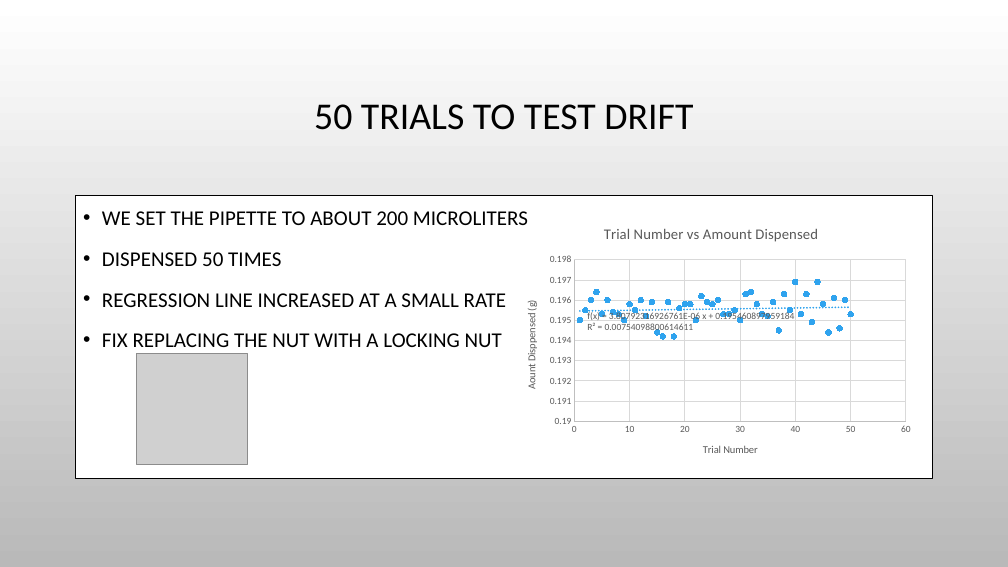
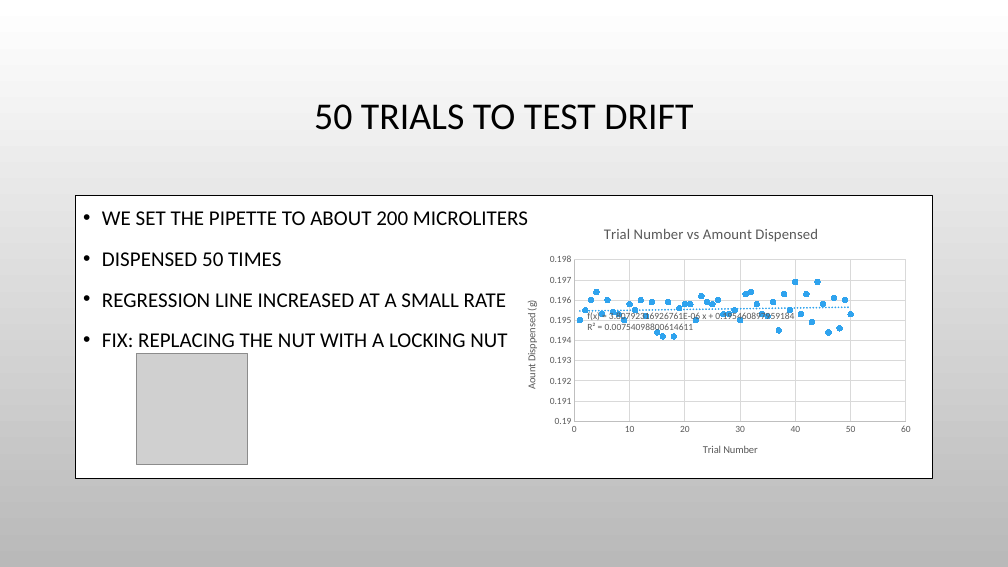
Before and after one commit to Biological-Microsystems-Laboratory/micropipette, a slide deck: slide 8 of Presentation1.pptx (slide 3 before the commit). Drawn at 1008x567 pixels with LibreOffice and Linux fonts; fonts in the diff are those of the drawing; grey boxes stand for pictures; background and template pictures are left out. Boxes give left, top, right and bottom in pixels: in the first picture for what was removed or moved away, otherwise in the second. Text is boxed around its words. In the diff, an @@ line names an element or a change of style, - is before the commit and + after.

```diff
--- a/Presentation1.pptx
+++ b/Presentation1.pptx
@@ text at [102,333,507,354]: text changed @@
-• FIX REPLACING THE NUT WITH A LOCKING NUT
+• FIX: REPLACING THE NUT WITH A LOCKING NUT
```
Also in this commit, not shown: 1 other slide changed, 13 slides added, 1 slide removed, 2 other files.
